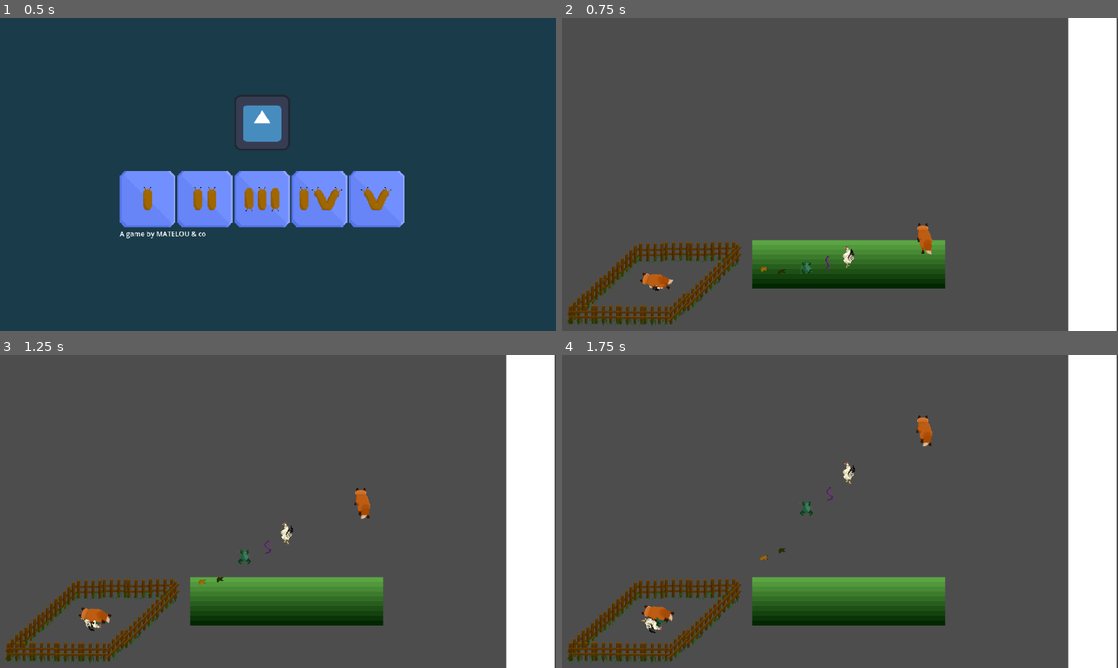
Above: before the commit, frames 1-4 (two rows, left to right).
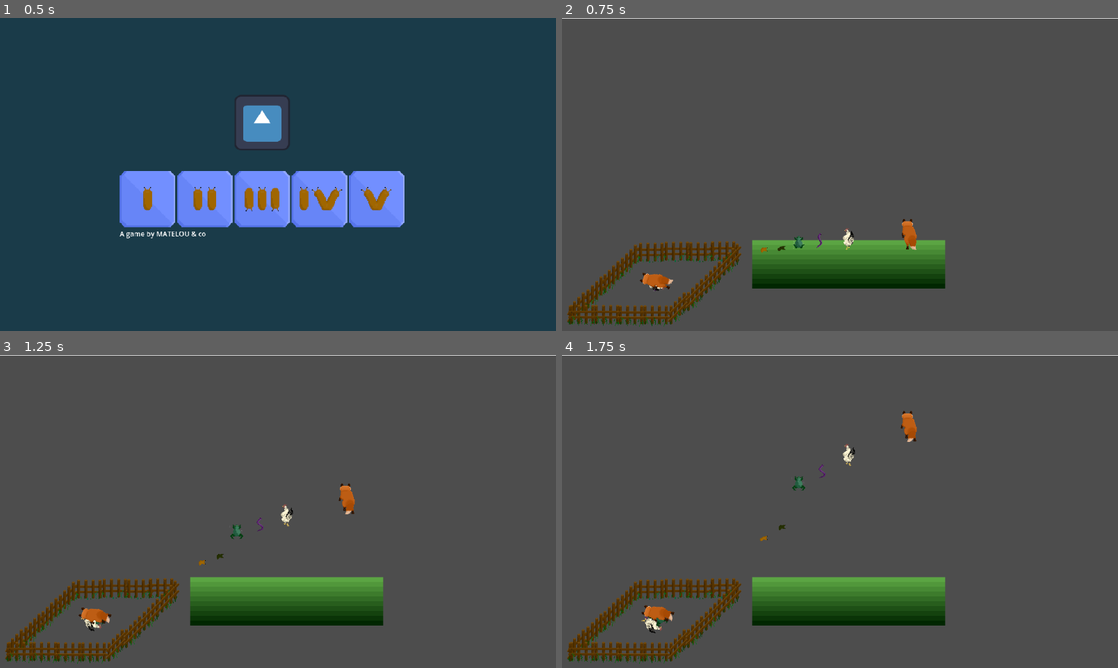
Above: after the commit, the same moments.

Repository: Skyepulse/LudumDare56
Game: Godot game, scene res://Level Scenes/control.tscn
Two runs of this game, one before a commit and one after it. Both use one fixed random seed, a clock stepped at 60 frames per second and the inputs below. The engine's default icon, where the game draws it, is replaced by a stand-in: a white triangle on a blue panel in a dark square.
Inputs (mouse positions are in pixels of both pictures, inside the frame that each line leads up to):
- Up to frame 1 (0.5 s): no input
- Up to frame 2 (0.75 s): click (712, 199) at 0.5 s
- Up to frame 3 (1.25 s): no input
- Up to frame 4 (1.75 s): move the mouse to (762, 583) at 1.27 s; click (762, 583) at 1.42 s

Frame 1 is identical in both runs. In frame 2, 9.7% of the frame differs, in the area x 0-100%, y 0-100%; in frame 3, 9.7%; in frame 4, 9.7%.

Commit message:
Finished rotating

Diff:
--- a/Level Scenes/Level1.tscn
+++ b/Level Scenes/Level1.tscn
@@ -28,7 +28,7 @@
 position = Vector2(579, 325)
 
 [node name="Slug" parent="." instance=ExtResource("1_qi1dv")]
-position = Vector2(421, 539)
+position = Vector2(421, 499)
 state = 2
 
 [node name="Vivier" parent="." instance=ExtResource("1_1lgaw")]
@@ -41,30 +41,31 @@
 initial_foxes = 1
 
 [node name="WinningLine" parent="." instance=ExtResource("3_o5yjo")]
-position = Vector2(1102, 291)
+position = Vector2(621, -48)
+rotation = -1.5708
 
 [node name="Fox" parent="." instance=ExtResource("7_qh2pp")]
-position = Vector2(750, 508)
+position = Vector2(718, 499)
 max_throw_distance = 0.0
 min_throw_distance = 0.0
 state = 2
 
 [node name="Toad" parent="." instance=ExtResource("4_syjkf")]
-position = Vector2(510, 551)
+position = Vector2(494, 499)
 state = 2
 
 [node name="betterSlug" parent="." instance=ExtResource("9_73wku")]
-position = Vector2(458, 547)
+position = Vector2(458, 499)
 max_throw_distance = 0.0
 min_throw_distance = 0.0
 state = 2
 
 [node name="snake" parent="." instance=ExtResource("5_32qtx")]
-position = Vector2(556, 546)
+position = Vector2(540, 499)
 state = 2
 
 [node name="chicken" parent="." instance=ExtResource("6_uv3y2")]
-position = Vector2(597, 536)
+position = Vector2(597, 499)
 state = 2
 
 [node name="PredatorSpawner" parent="." node_paths=PackedStringArray("vivier") instance=ExtResource("1_34c6p")]
